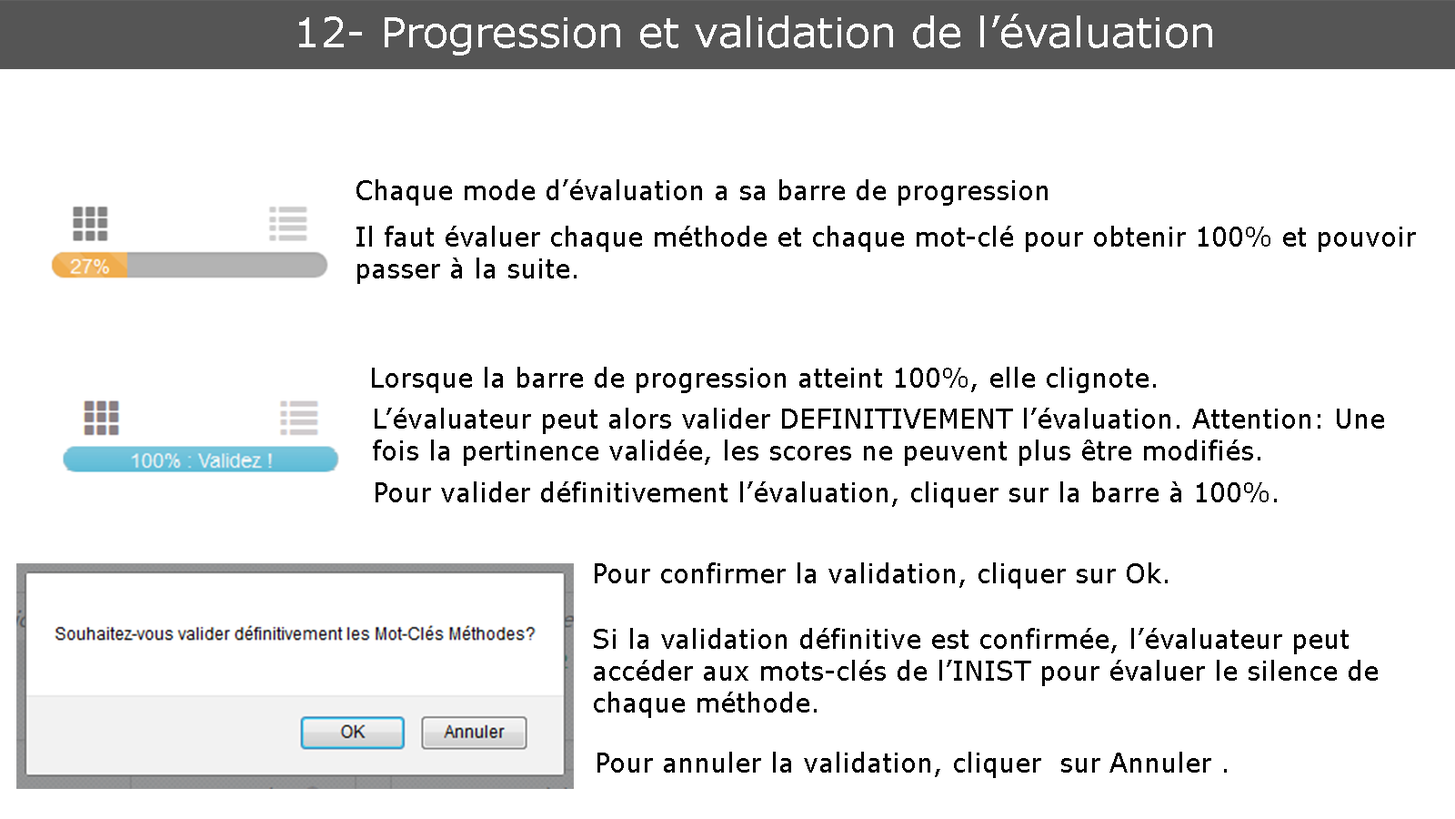
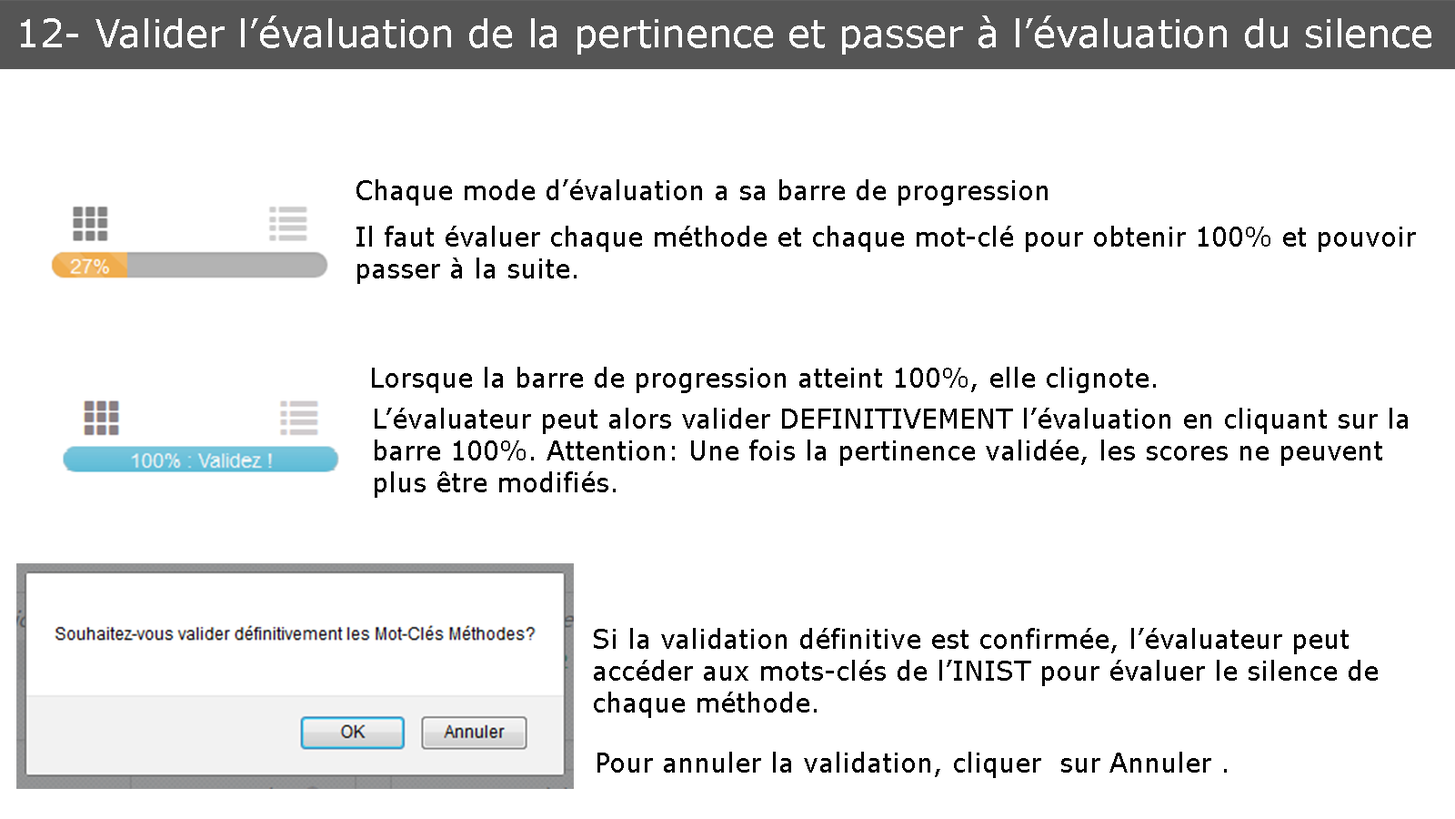
Layers edited between the first and the second 1455 x 819 image:
renamed "12- Progression et validation de l’évaluation" to "12- Valider l’évaluation de la pertinence et passer à l’évaluat", painted on it over [20, 13, 1432, 56]
hid "Pour valider définitivement l’évaluation, cliquer sur la barre" over [375, 481, 1278, 508]
renamed "L’évaluateur peut alors valider DEFINITIVEMENT l’évaluation. At" to "L’évaluateur peut alors valider DEFINITIVEMENT l’évaluation en", painted on it over [372, 407, 1409, 498]
hid "Pour confirmer la validation, cliquer sur Ok." over [594, 562, 1168, 589]
